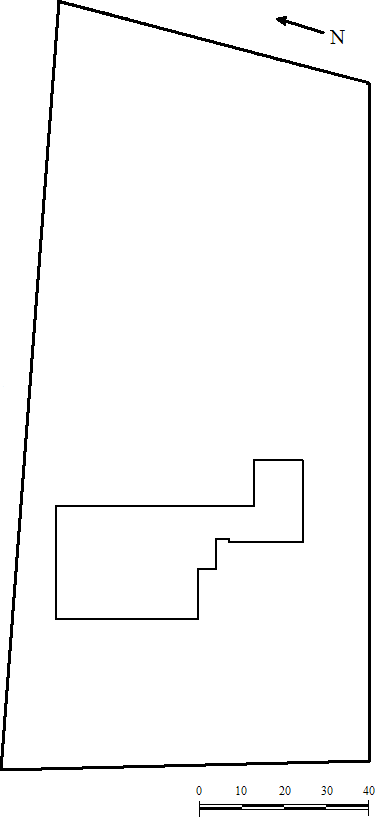
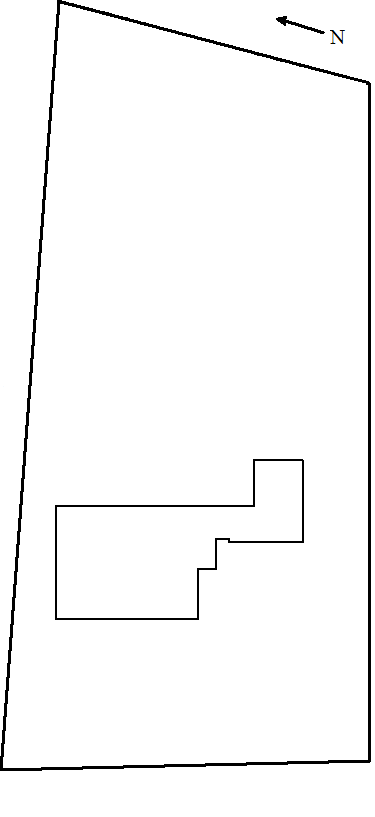
Revision of a layered 375 x 817 image; what changed, layer by layer:
hid "Background" over (3, 386, 375, 817)
